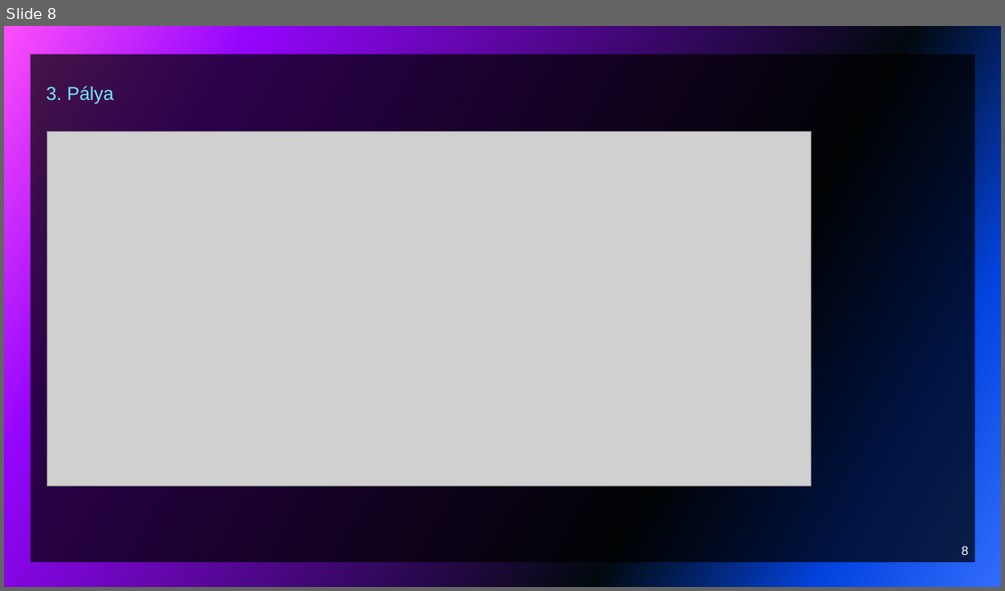
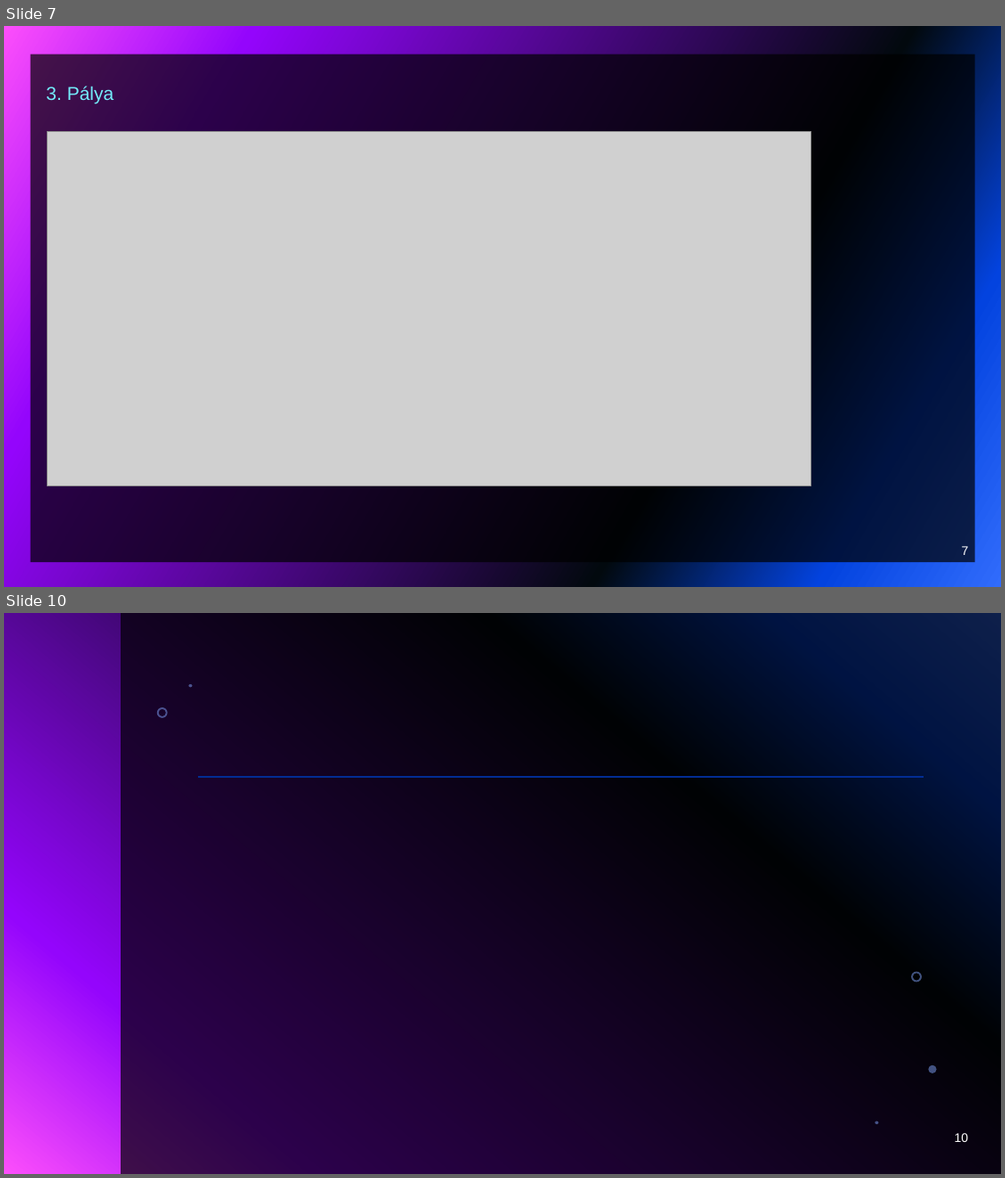
Before and after one commit to vargab3/Jumpermain, a slide deck: JUMPER.pptx. Shown one above the other, each under a label of ours: slide 8 before the commit, slides 7 and 10 after it; the slides between them are not shown. The pictures are 1005x591 and 1005x1178 pixels, drawn with LibreOffice and Linux fonts; fonts in the diff are those of the drawing; grey boxes stand for pictures; background and template pictures are left out. Boxes give left, top, right and bottom in pixels: in the first picture for what was removed or moved away, otherwise in the second. Text is boxed around its words. In the diff, an @@ line names an element or a change of style, - is before the commit and + after.

```diff
--- a/JUMPER.pptx
+++ b/JUMPER.pptx
@@ slide 10 added at box(4, 613, 1001, 1174), background gradient #316CFC to #0343DF to #02090E to #9405FC to #FC4EFB @@
@@ group added at box(121, 613, 1001, 1174): 5 freeform shapes, 1 rectangle @@
@@ line added from (198, 777) to (923, 777), #9405FC 2 pt @@
@@ page number added at box(955, 1133, 969, 1142), 12 pt, text #FFFFFF @@
+10
@@ what was slide 8 is now slide 7 @@
@@ page number at box(962, 546, 969, 555): text changed @@
-8
+7
```
Also in this commit, not shown: 1 slide changed, 6 other slides added, 4 slides removed.
